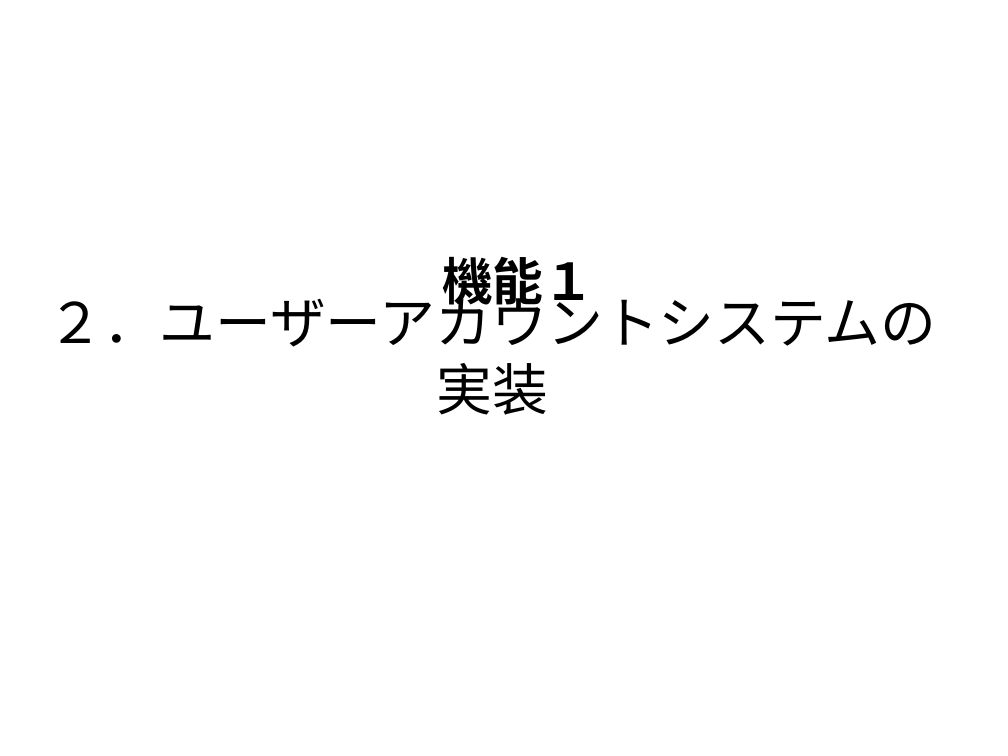
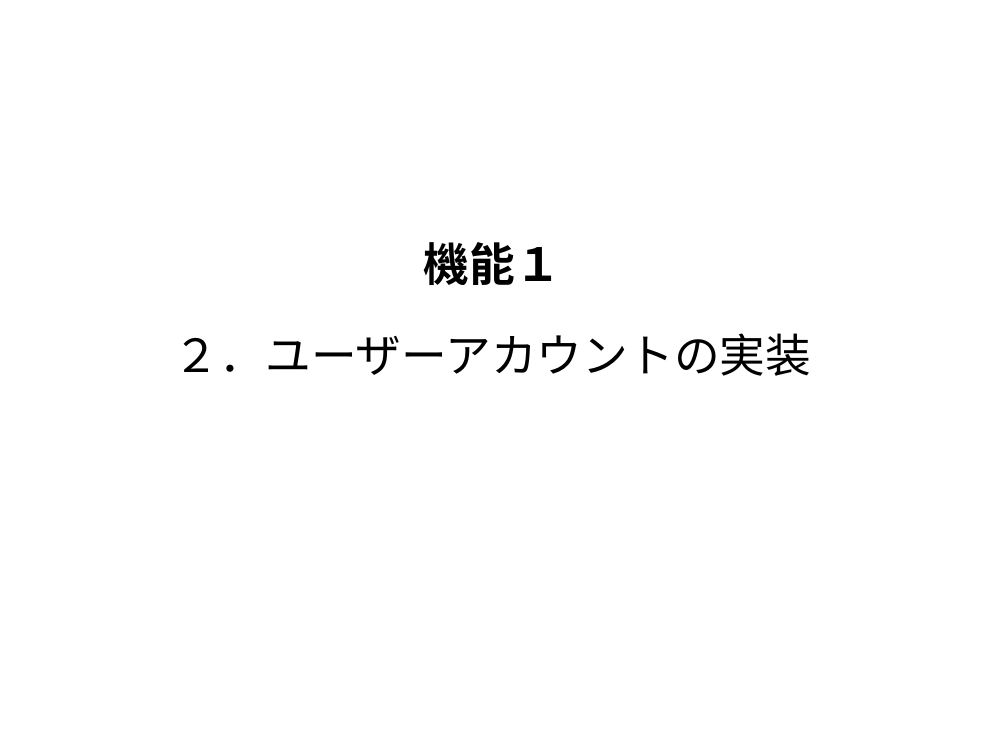
Before and after one commit to Miura0425/LunarLander_Art, a slide deck: slide 5 of 「クライアントとサーバー」発表資料.pptx. Drawn at 1008x756 pixels with LibreOffice and Linux fonts; fonts in the diff are those of the drawing. Boxes give left, top, right and bottom in pixels: in the first picture for what was removed or moved away, otherwise in the second. Text is boxed around its words. In the diff, an @@ line names an element or a change of style, - is before the commit and + after.

```diff
--- a/「クライアントとサーバー」発表資料.pptx
+++ b/「クライアントとサーバー」発表資料.pptx
@@ text "機能１": place and size @@
-text "機能１" at <box>442,256,594,313</box>
+text "機能１" at <box>424,242,561,285</box>
@@ text "機能１" at <box>424,242,561,285</box>: size 40 to 36 pt @@
@@ text at <box>174,333,811,376</box>: text changed; size 44 to 36 pt @@
-２．ユーザーアカウントシステムの実装
+２．ユーザーアカウントの実装
```
Also in this commit, not shown: 12 other slides changed, 18 slides added, 13 slides removed, 1 other file.
